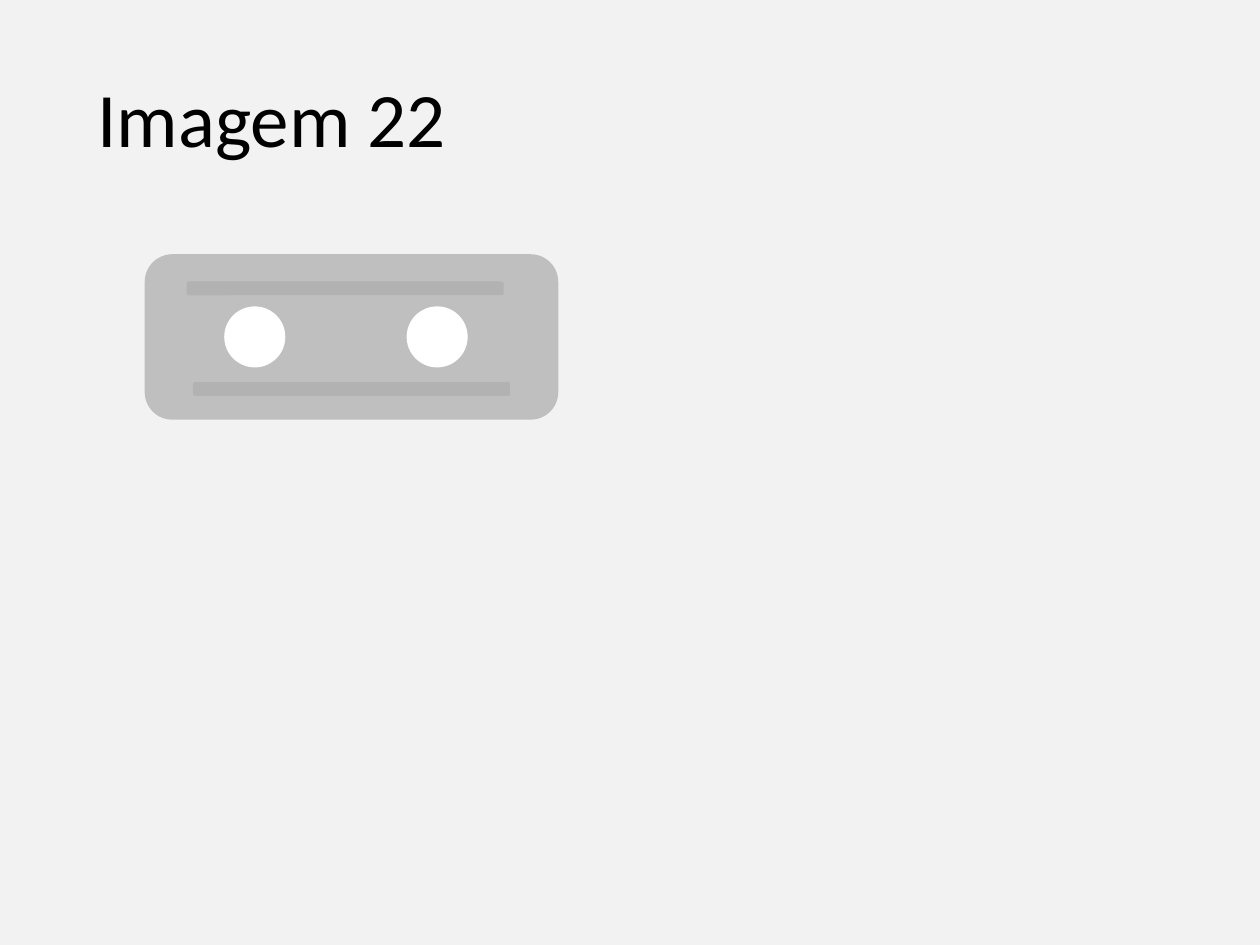
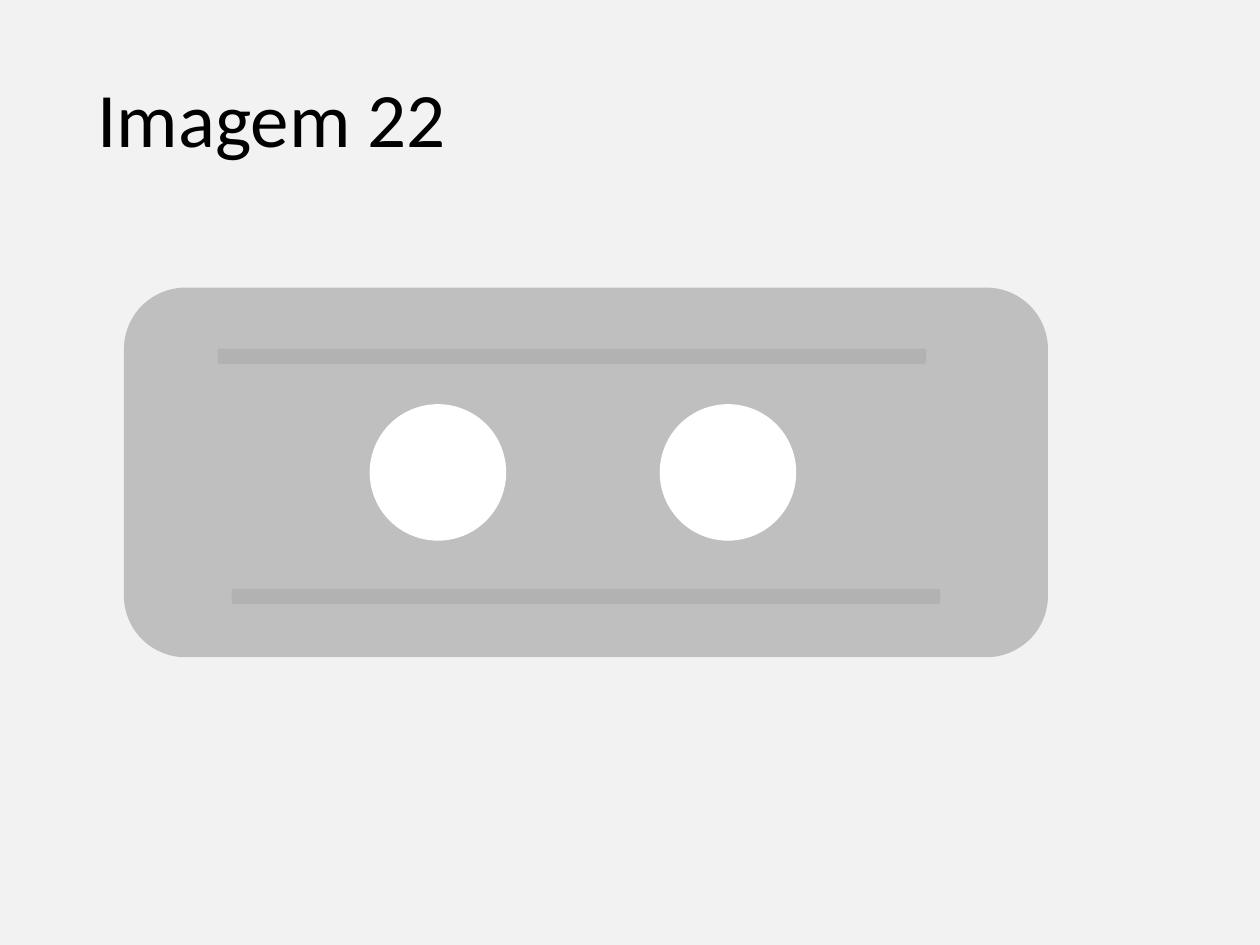
Before and after one commit to gustavogitzel/Discussex, a slide deck: slide 20 of Rascunhos/Imagens PrevContracep.pptx (slide 16 before the commit). Drawn at 1260x945 pixels with LibreOffice and Linux fonts; fonts in the diff are those of the drawing. Boxes give left, top, right and bottom in pixels: in the first picture for what was removed or moved away, otherwise in the second. Text is boxed around its words. In the diff, an @@ line names an element or a change of style, - is before the commit and + after.

```diff
--- a/Rascunhos/Imagens PrevContracep.pptx
+++ b/Rascunhos/Imagens PrevContracep.pptx
@@ rounded rectangle: place and size @@
-rounded rectangle at box(145, 255, 558, 420)
+rounded rectangle at box(123, 287, 1047, 656)
@@ rounded rectangle: place and size @@
-rounded rectangle at box(186, 281, 504, 295)
+rounded rectangle at box(218, 349, 926, 364)
@@ ellipse: place and size @@
-ellipse at box(224, 306, 285, 367)
+ellipse at box(369, 404, 505, 541)
@@ ellipse: place and size @@
-ellipse at box(407, 306, 467, 367)
+ellipse at box(660, 404, 796, 541)
@@ rounded rectangle: place and size @@
-rounded rectangle at box(193, 382, 510, 396)
+rounded rectangle at box(232, 588, 940, 604)
```
Also in this commit, not shown: 14 other slides changed, 4 slides added.
